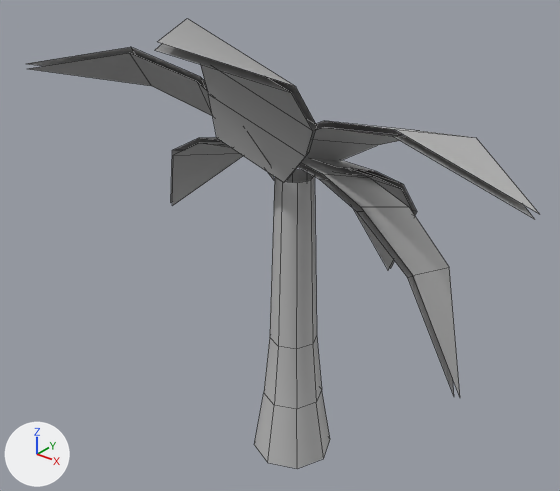
One commit to the FBX model Assets/Art/models/tree_02.fbx: the scene before it, then after it.
Rendered twice from a 50 mm camera at (-0.319, -0.857, 0.972) aimed at (-1.019, 0.018, 0.43). Arrows for +X, +Y and +Z are at lower left; the lights stay in place. Mesh edges are drawn as thin lines. Where no turn or scale is listed for an object, it has been applied to the vertices.

In view in the first picture: 'tree_02'.
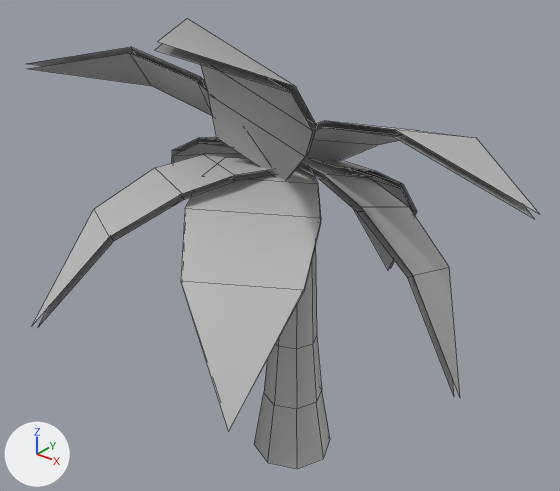
The newer file is also turned or shifted as a whole; pictures and numbers use the older file's frame.

Changed parts and their boxes (x1, y1, x2, y2) in the pictures (560 x 491 px):
part 1 of me_mesh, added: after (33, 154, 272, 324)
part 2 of me_mesh, added: after (38, 173, 274, 327)
part 3 of me_mesh, added: after (181, 158, 321, 431)
part 4 of me_mesh, added: after (239, 221, 321, 412)

What the commit changed:
me_mesh has 140 vertices, 72 faces and spans x -0.407..0.401, y -0.338..0.375, z 0.0..0.822.
me_mesh is used by ob_tree_02; location (-1.0, 0.0, 0.0).
me_mesh part 1: the loose piece of 9 vertices spanning x -0.4..-0.001, y 0.017..0.212, z 0.364..0.583 is copied, and the copy is multiplied about its middle by the matrix ((0.28, -0.96, 0.032), (0.96, 0.279, -0.026), (0.016, 0.038, 0.999)), then moved by (0.059, -0.248, -0.002); it spans x -0.25..0.002, y -0.315..0.062, z 0.359..0.578.
me_mesh part 2: the loose piece of 9 vertices spanning x -0.393..-0.003, y 0.016..0.21, z 0.36..0.575 is copied, and the copy is multiplied about its middle by the matrix ((0.28, -0.96, 0.032), (0.96, 0.279, -0.026), (0.016, 0.038, 0.999)), then moved by (0.059, -0.244, -0.002); it spans x -0.247..0.002, y -0.309..0.061, z 0.355..0.57.
me_mesh part 3: the loose piece of 9 vertices spanning x -0.104..0.139, y -0.338..-0.002, z 0.555..0.822 is copied, and the copy is multiplied about its middle by the matrix ((0.989, -0.005, 0.146), (0.139, 0.338, -0.931), (-0.044, 0.941, 0.336)), then moved by (0.008, 0.052, -0.241); it spans x -0.108..0.153, y -0.285..0.063, z 0.33..0.565.
me_mesh part 4: the loose piece of 9 vertices spanning x -0.103..0.136, y -0.338..-0.01, z 0.553..0.814 is copied, and the copy is multiplied about its middle by the matrix ((0.989, -0.005, 0.146), (0.139, 0.338, -0.931), (-0.044, 0.941, 0.336)), then moved by (0.007, 0.06, -0.242); it spans x -0.108..0.15, y -0.278..0.062, z 0.327..0.556.
